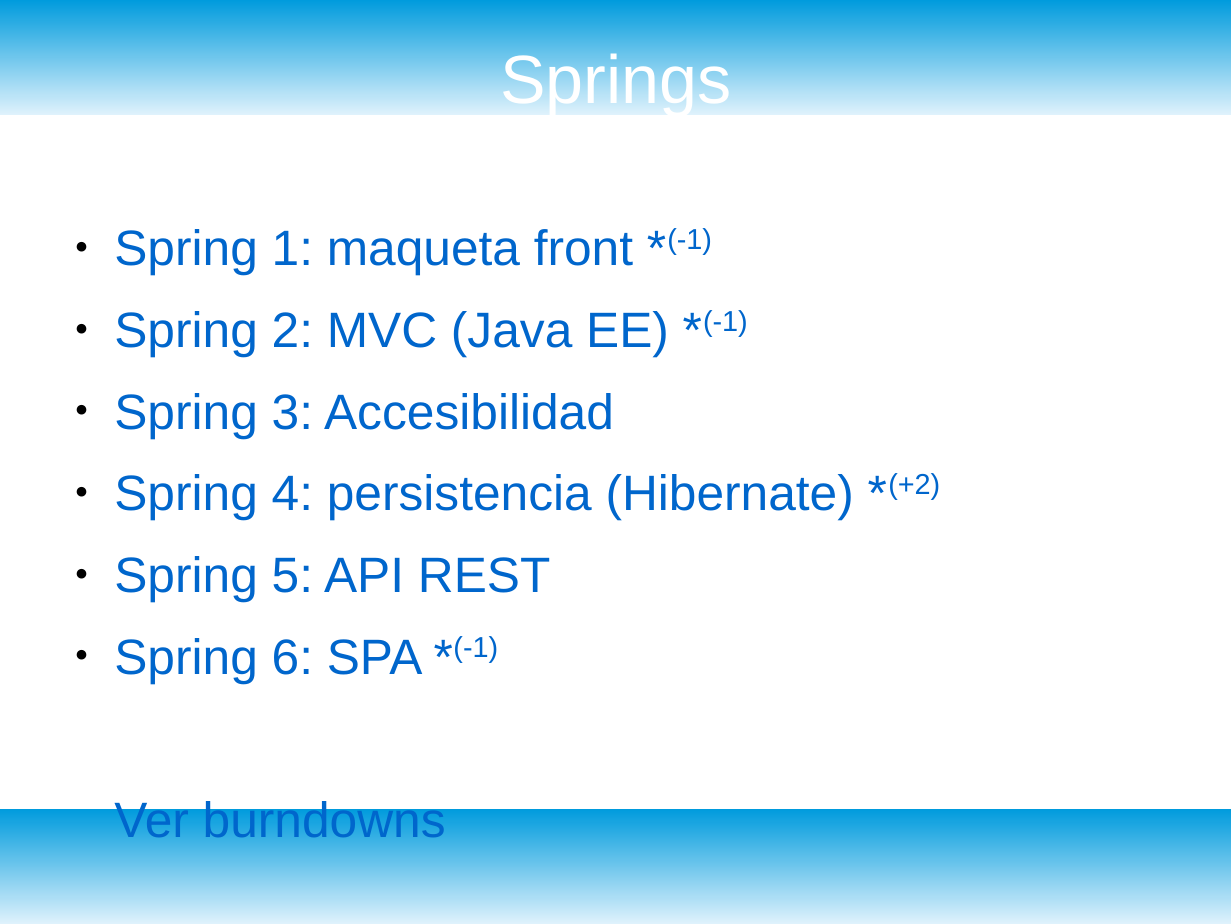
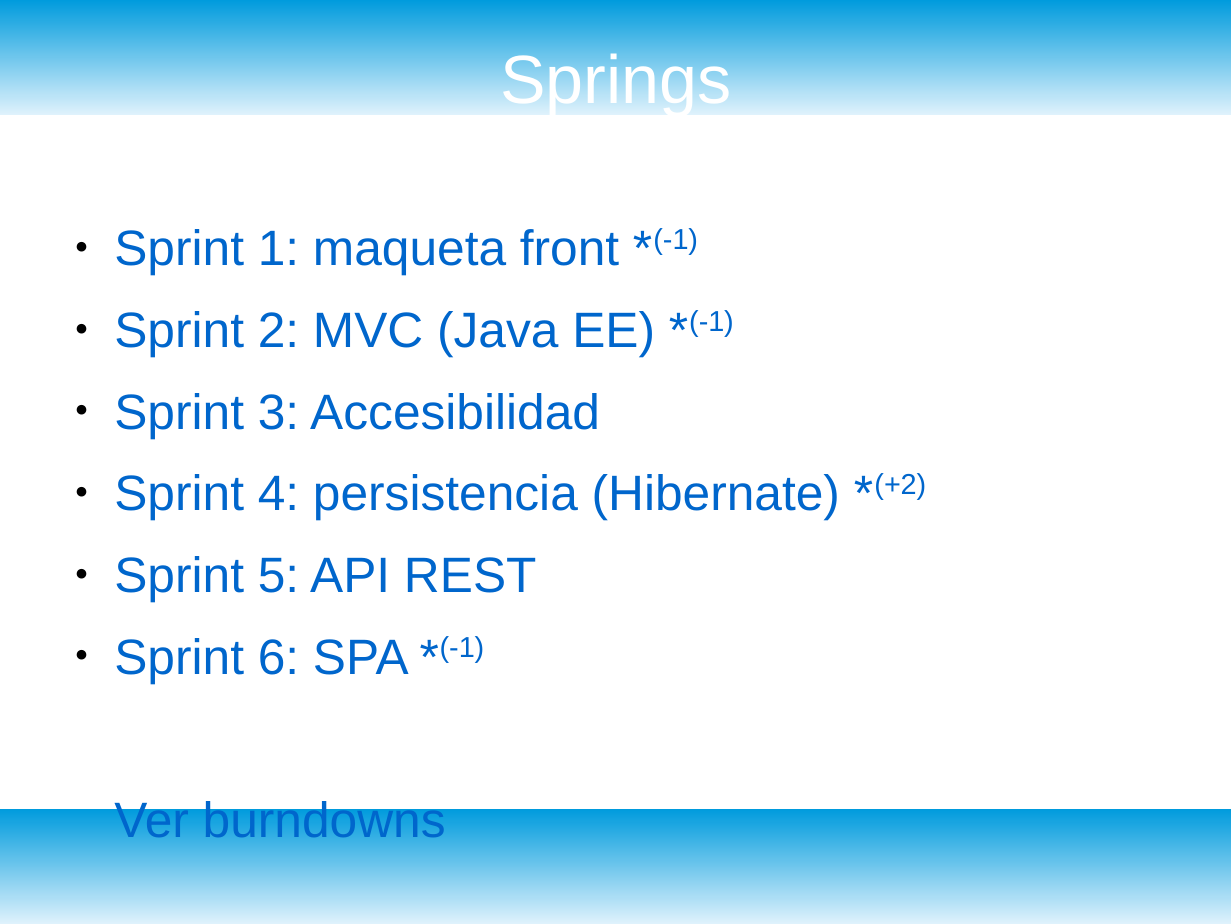
Before and after one commit to bugtamer/WorkerApp2, a slide deck: slide 10 of doc/presentación.odp. Drawn at 1232x924 pixels with LibreOffice and Linux fonts; fonts in the diff are those of the drawing. Boxes give left, top, right and bottom in pixels: in the first picture for what was removed or moved away, otherwise in the second. Text is boxed around its words. In the diff, an @@ line names an element or a change of style, - is before the commit and + after.

```diff
--- a/doc/presentación.odp
+++ b/doc/presentación.odp
@@ text at <box>114,228,926,683</box>: text changed @@
-● Spring 1: maqueta front *(-1)
-● Spring 2: MVC (Java EE) *(-1)
-● Spring 3: Accesibilidad
-● Spring 4: persistencia (Hibernate) *(+2)
-● Spring 5: API REST
-● Spring 6: SPA *(-1)
+● Sprint 1: maqueta front *(-1)
+● Sprint 2: MVC (Java EE) *(-1)
+● Sprint 3: Accesibilidad
+● Sprint 4: persistencia (Hibernate) *(+2)
+● Sprint 5: API REST
+● Sprint 6: SPA *(-1)
```
Also in this commit, not shown: 2 other slides changed.
